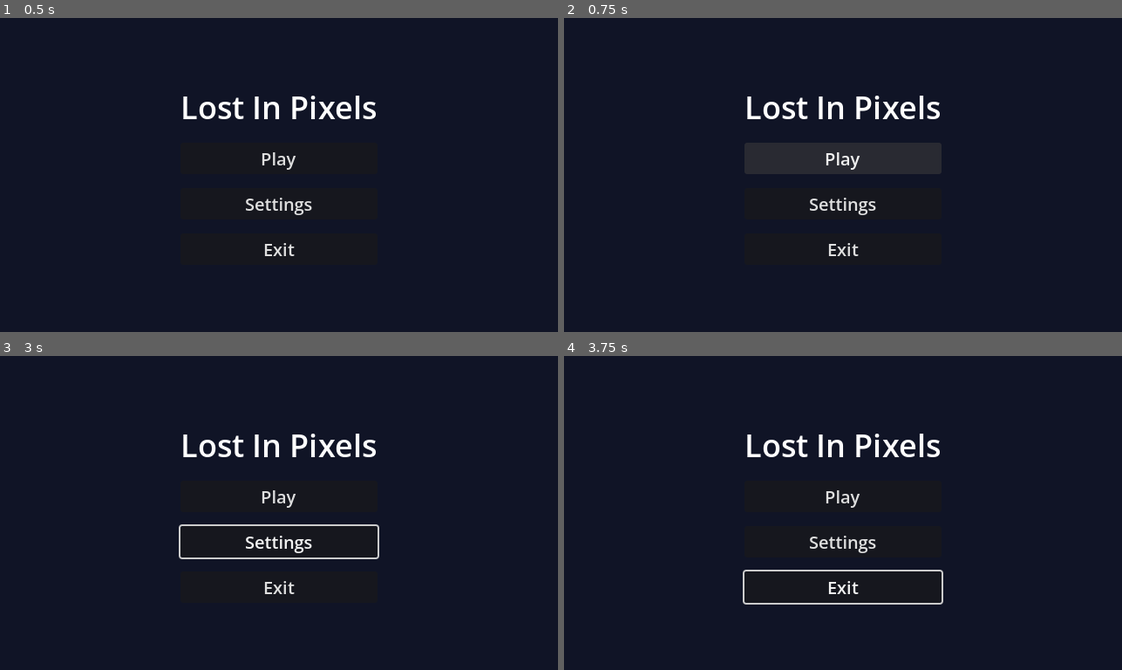
Above: before the commit, frames 1-4 (two rows, left to right).
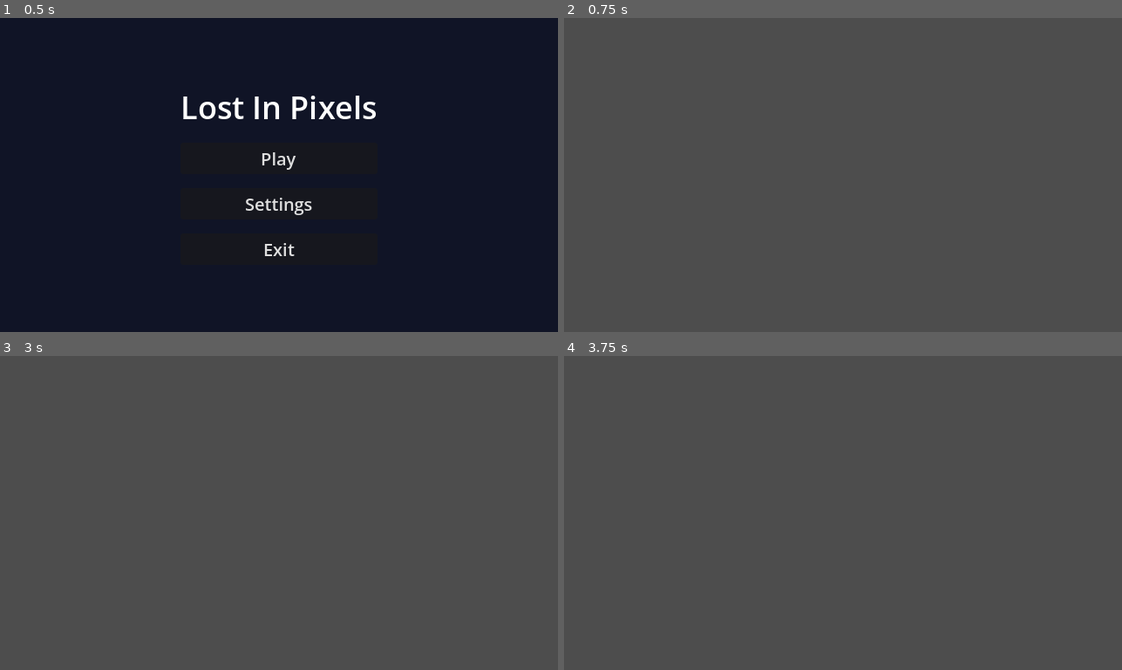
Above: after the commit, the same moments.

Repository: shaazbyte/LostInPixels
Game: Godot game, scene res://scenes/ui/mainmenu.tscn
Same seed, same stepped clock (60 frames per second), same inputs: the game is played once before the commit and once after it.
Inputs (mouse positions are in pixels of both pictures, inside the frame that each line leads up to):
- Up to frame 1 (0.5 s): no input
- Up to frame 2 (0.75 s): click "Play" at 0.5 s
- Up to frame 3 (3 s): click (279, 497) at 1.25 s, where only the run before the commit has a clickable "Play"; click (279, 541) at 2 s, where only the run before the commit has a clickable "Settings"; move the mouse to (401, 497) at 2.77 s; hold Right from 2.78 s (still down); tap Alt at 2.85 s; click (401, 497) at 2.92 s
- Up to frame 4 (3.75 s): move the mouse to (731, 528) at 3.52 s; release Right at 3.53 s; hold Down from 3.53 s (still down); tap Shift at 3.6 s

Frame 1 is identical in both runs. In frame 2, 100% of the frame differs, in the area x 0-100%, y 0-100%; in frame 3, 100%; in frame 4, 100%.

Commit message:
add new 2d scene

Diff:
--- /dev/null
+++ b/scenes/level/level_1.tscn
@@ -0,0 +1,3 @@
+[gd_scene format=3 uid="uid://ch0f53g7cxhlb"]
+
+[node name="level1" type="Node2D" unique_id=2097809636]
--- a/script/mainmenu.gd
+++ b/script/mainmenu.gd
@@ -2,4 +2,5 @@
 
 
 func _on_play_pressed() -> void:
-	print("Play pressed") # Replace with function body.
+	get_tree().change_scene_to_file("res://scenes/level/level_1.tscn")
+	# Replace with function body.
